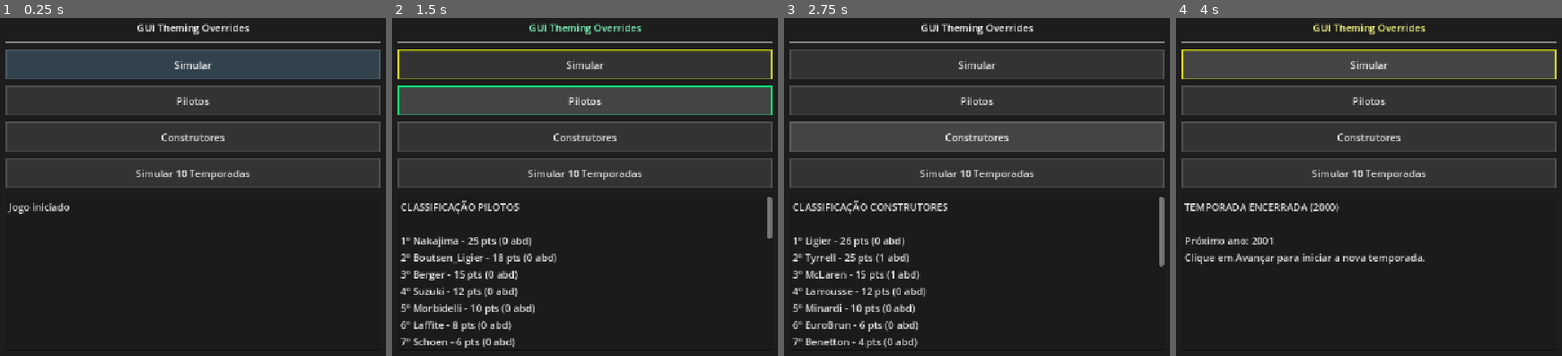
Above: before the commit, frames 1-4 (left to right).
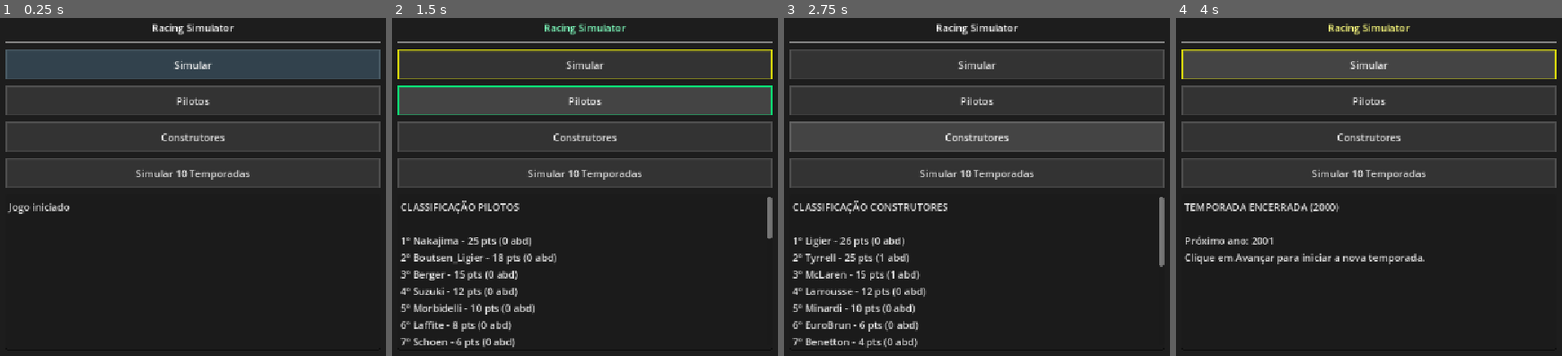
Above: after the commit, the same moments.

Repository: daniloadventista/gui-racing-manager
Game: Godot game, scene res://test.tscn
Same seed, same stepped clock (60 frames per second), same inputs: the game is played once before the commit and once after it.
Inputs:
- Up to frame 1 (0.25 s): no input
- Up to frame 2 (1.5 s): click "Simular" at 0.5 s; click "Pilotos" at 1.25 s
- Up to frame 3 (2.75 s): click "Construtores" at 2 s
- Up to frame 4 (4 s): click "Simular 10 Temporadas" at 2.75 s; click "Simular" at 3.5 s

The runs differ from the first frame. In frame 1, 0.5% of the frame differs, in the area x 35-65%, y 1-6%; in frame 2, 0.5%; in frame 3, 0.5%; in frame 4, 0.5%.

Commit message:
Update editor layout and scene text for improved usability

Diff:
--- a/test.tscn
+++ b/test.tscn
@@ -82,7 +82,7 @@
 
 [node name="Label" type="Label" parent="Panel/MarginContainer/VBoxContainer" unique_id=1782147625]
 layout_mode = 2
-text = "GUI Theming Overrides"
+text = "Racing Simulator"
 horizontal_alignment = 1
 
 [node name="HSeparator" type="HSeparator" parent="Panel/MarginContainer/VBoxContainer" unique_id=1318329566]
